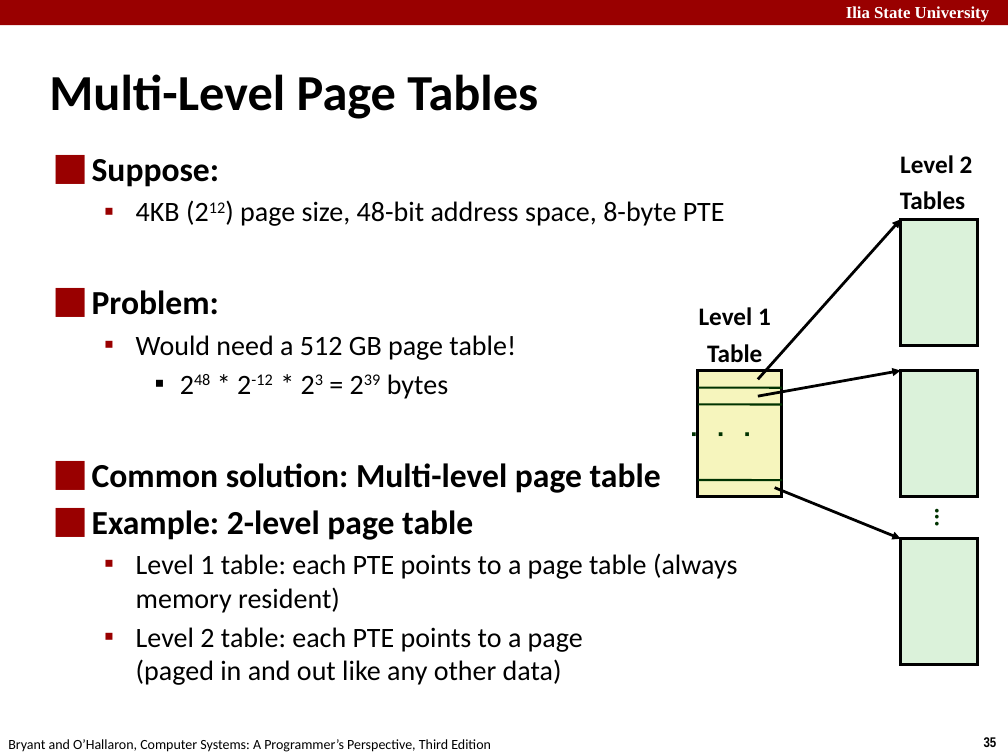
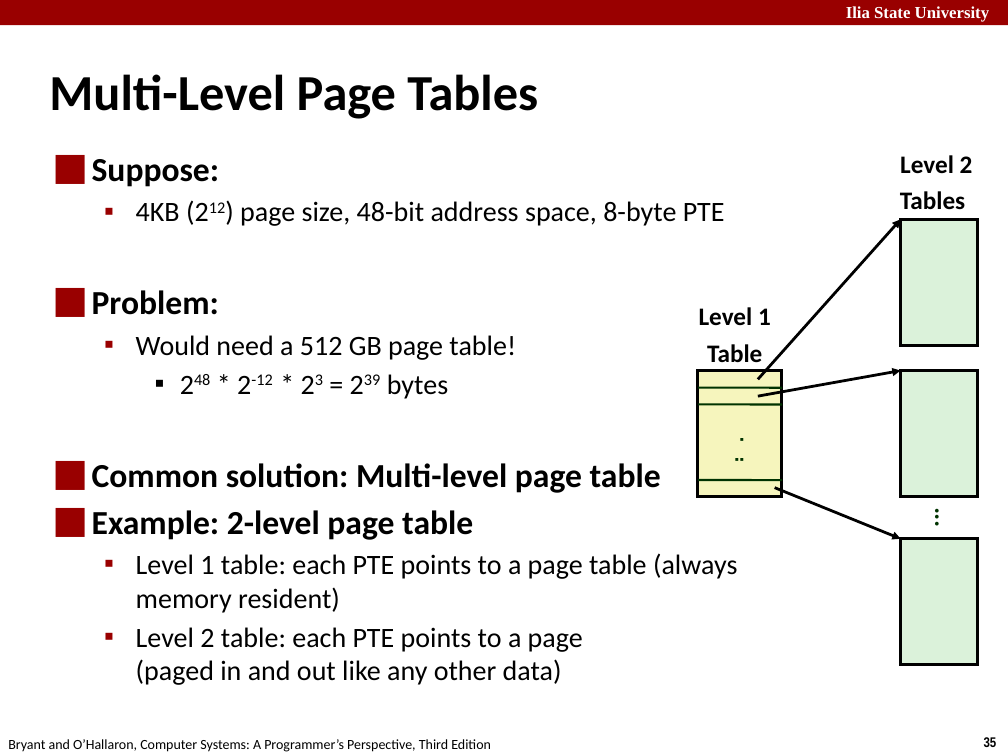
Before and after one commit to temurchichua/T129_System_Programming_ISU, a slide deck: slide 35 of Week12/Lec2/vm-concepts.pptx. Drawn at 1008x756 pixels with LibreOffice and Linux fonts; fonts in the diff are those of the drawing. Boxes give left, top, right and bottom in pixels: in the first picture for what was removed or moved away, otherwise in the second. Text is boxed around its words. In the diff, an @@ line names an element or a change of style, - is before the commit and + after.

Commit message:
Update slides

```diff
--- a/Week12/Lec2/vm-concepts.pptx
+++ b/Week12/Lec2/vm-concepts.pptx
@@ text "...": place and size @@
-text "..." at (724,421,772,451)
+text "..." at (725,407,755,480)
@@ text "..." at (725,407,755,480): size 18 to 14 pt; rotation 90 to 180 degrees @@
```
